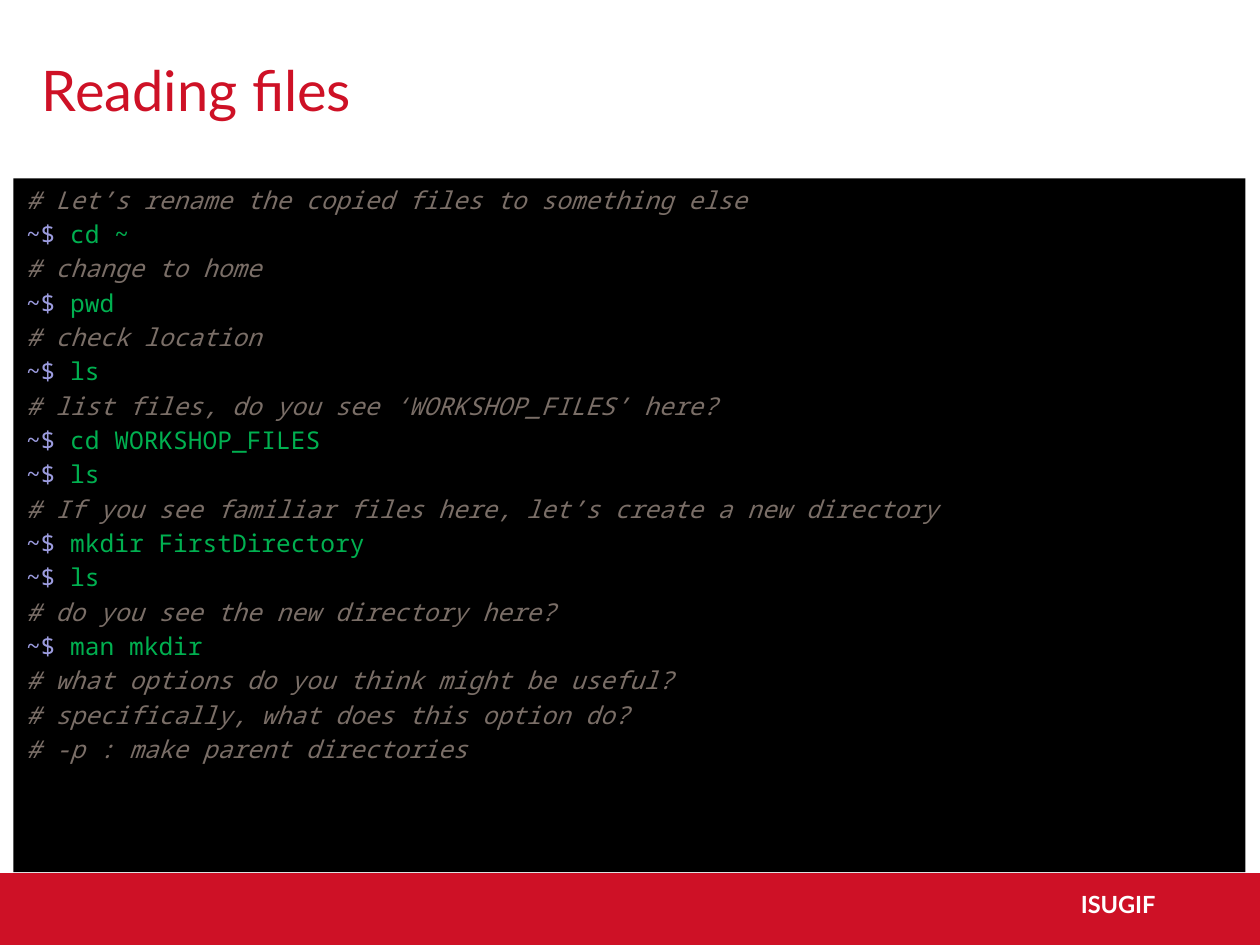
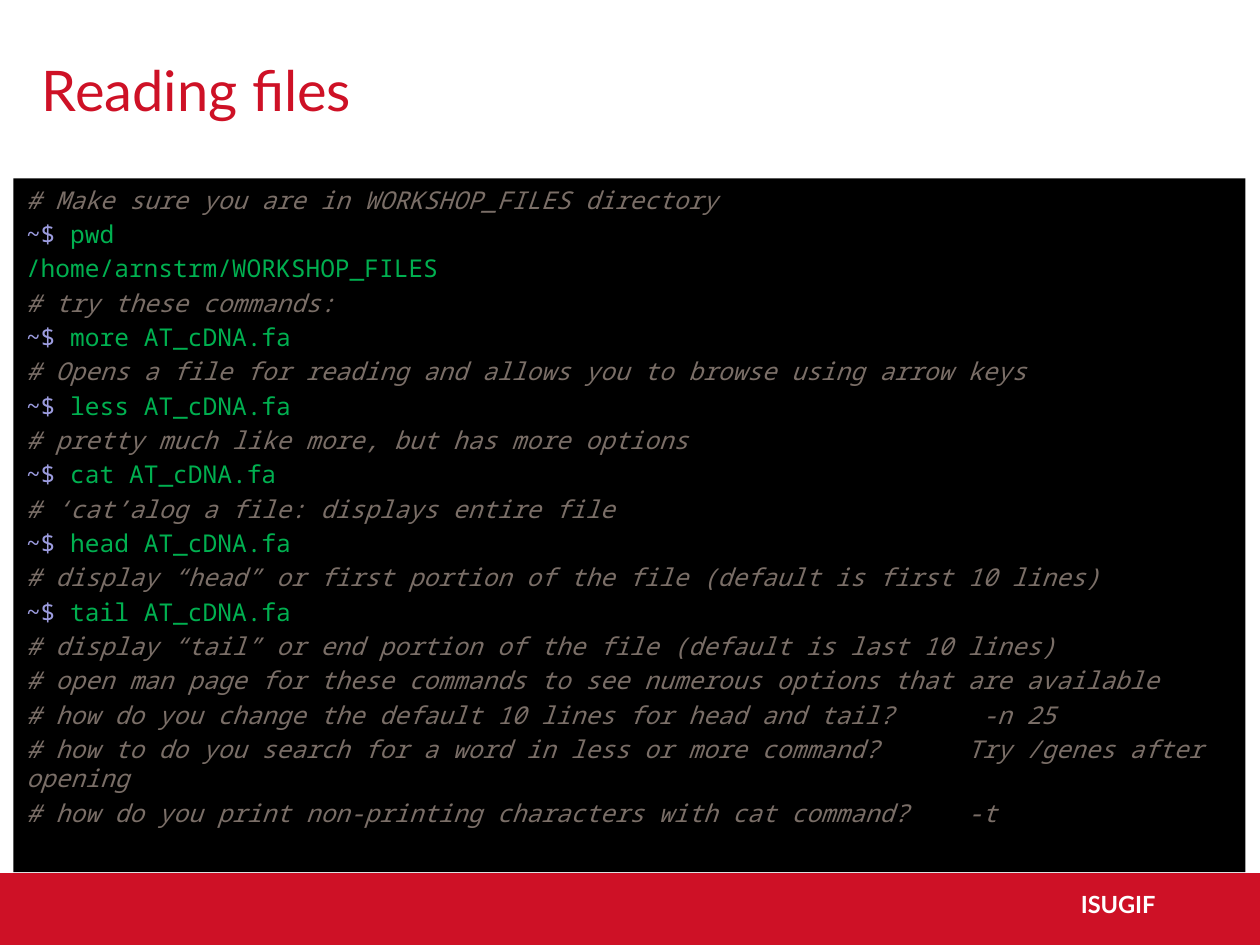
Before and after one commit to ISUgenomics/basic_UNIX_2015, a slide deck: slide 29 of slides_workshop_as.pptx (slide 28 before the commit). Drawn at 1260x945 pixels with LibreOffice and Linux fonts; fonts in the diff are those of the drawing; background and template pictures are left out. Boxes give left, top, right and bottom in pixels: in the first picture for what was removed or moved away, otherwise in the second. Text is boxed around its words. In the diff, an @@ line names an element or a change of style, - is before the commit and + after.

```diff
--- a/slides_workshop_as.pptx
+++ b/slides_workshop_as.pptx
@@ text at <box>55,190,717,215</box>: text changed @@
-# Let’s rename the copied files to something else
-~$ cd ~
-# change to home
+# Make sure you are in WORKSHOP_FILES directory
@@ text at <box>26,258,1203,828</box>: text changed @@
-# check location
-~$ ls
-# list files, do you see ‘WORKSHOP_FILES’ here?
-~$ cd WORKSHOP_FILES
-~$ ls
-# If you see familiar files here, let’s create a new directory
-~$ mkdir FirstDirectory
-~$ ls
-# do you see the new directory here?
-~$ man mkdir
-# what options do you think might be useful?
-# specifically, what does this option do?
-# -p : make parent directories
+/home/arnstrm/WORKSHOP_FILES
+# try these commands:
+~$ more AT_cDNA.fa
+# Opens a file for reading and allows you to browse using arrow keys
+~$ less AT_cDNA.fa
+# pretty much like more, but has more options
+~$ cat AT_cDNA.fa
+# ‘cat’alog a file: displays entire file
+~$ head AT_cDNA.fa
+# display “head” or first portion of the file (default is first 10 lines)
+~$ tail AT_cDNA.fa
+# display “tail” or end portion of the file (default is last 10 lines)
+# open man page for these commands to see numerous options that are available
+# how do you change the default 10 lines for head and tail? -n 25
+# how to do you search for a word in less or more command? Try /genes after opening
+# how do you print non-printing characters with cat command? -t
```
Also in this commit, not shown: 8 other slides changed, 16 slides added, 2 slides removed.
